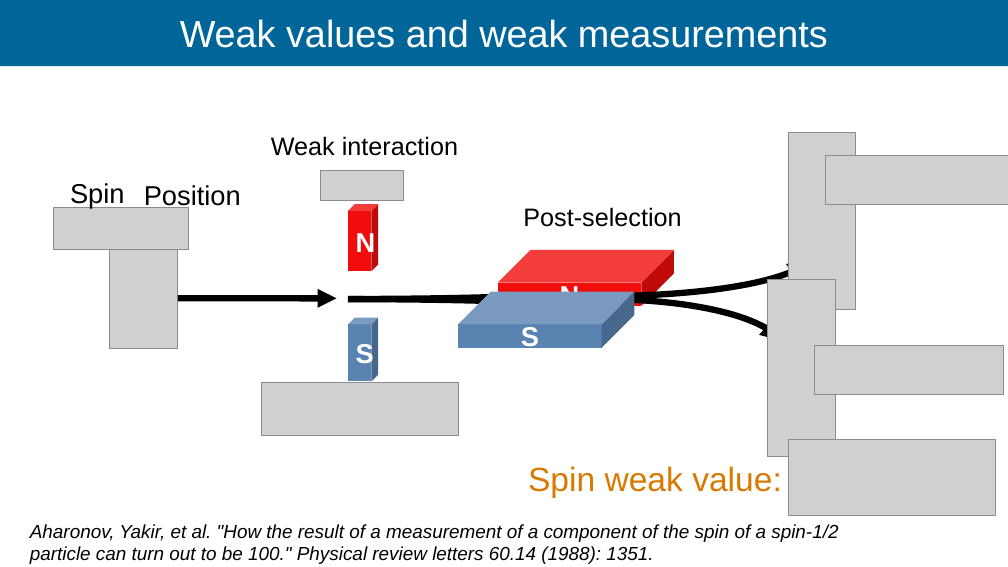
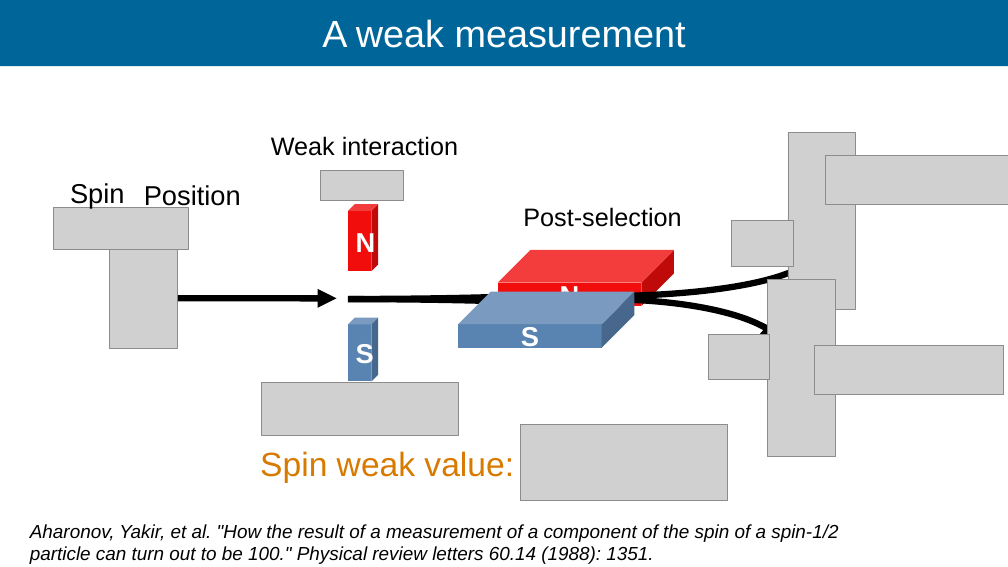
Before and after one commit to Ismaele-vincent/PhD, a slide deck: slide 88 of 2026/Talks/ILL Seminar/ILL seminar 2026 ver3.odp (slide 84 before the commit). Drawn at 1008x567 pixels with LibreOffice and Linux fonts; fonts in the diff are those of the drawing; grey boxes stand for pictures; background and template pictures are left out. Boxes give left, top, right and bottom in pixels: in the first picture for what was removed or moved away, otherwise in the second. Text is boxed around its words. In the diff, an @@ line names an element or a change of style, - is before the commit and + after.

```diff
--- a/2026/Talks/ILL Seminar/ILL seminar 2026 ver3.odp
+++ b/2026/Talks/ILL Seminar/ILL seminar 2026 ver3.odp
@@ title at bbox=[322, 19, 686, 48]: text changed @@
-Weak values and weak measurements
+A weak measurement
@@ picture added at bbox=[731, 220, 793, 266] @@
@@ picture added at bbox=[709, 334, 769, 379] @@
@@ text "Spin weak value:": place and size @@
-text "Spin weak value:" at bbox=[528, 466, 782, 497]
+text "Spin weak value:" at bbox=[260, 451, 514, 482]
@@ picture: place and size @@
-picture at bbox=[788, 439, 994, 515]
+picture at bbox=[521, 424, 727, 499]
```
Also in this commit, not shown: 18 other slides changed, 10 slides added, 2 slides removed, 22 other files.
